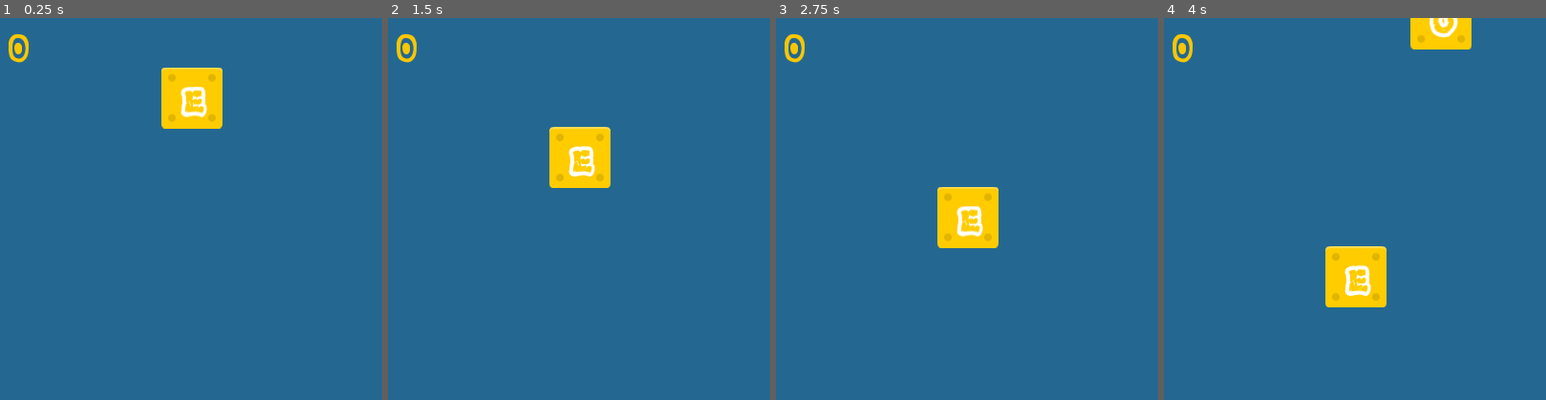
Above: before the commit, frames 1-4 (left to right).
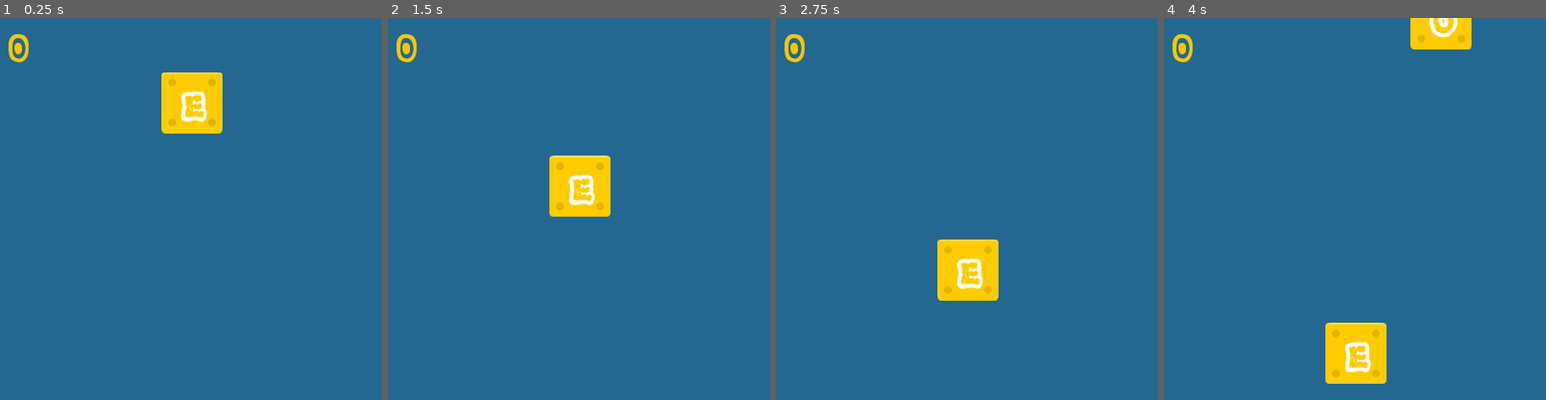
Above: after the commit, the same moments.

Repository: littleiffel/FallWords
Game: Godot game, scene res://Scenes/Game.tscn
Two runs of this game, one before a commit and one after it. Both use one fixed random seed, a clock stepped at 60 frames per second and the inputs below.
Inputs:
- Up to frame 1 (0.25 s): no input
- Up to frame 2 (1.5 s): tap Enter at 0.5 s
- Up to frame 3 (2.75 s): no input
- Up to frame 4 (4 s): no input
The pictures show only the part of the screen within x 0-50%, y 0-50%; the shares and areas given below are measured in that part.

The runs differ from the first frame. In frame 1, 1.1% of the frame differs, in the area x 42-59%, y 13-31%; in frame 2, 2.9%; in frame 3, 4.5%; in frame 4, 5.1%, in the area x 42-59%, y 59-96%.

Commit message:
Update speed on success

Diff:
--- a/Prefabs/Block.gd
+++ b/Prefabs/Block.gd
@@ -3,8 +3,12 @@
 
 
 export var SPEED = 50
+var multiplier = 1
 var character
 var destroyed = false
+
+func set_speed_multiplier(multi):
+	multiplier = multi
 
 # Called when the node enters the scene tree for the first time.
 func _ready():
@@ -14,8 +18,11 @@
 
 func _process(delta):
 	var direction_vector := Vector2(0,1)
-	move_and_collide(direction_vector * delta * SPEED)
+	var s = get_speed()
+	move_and_collide(direction_vector * delta * s)
 
+func get_speed():
+	return SPEED + (20 * multiplier)
 
 func check_input(input):
 	if input == character and not destroyed:
--- a/Scenes/Game.gd
+++ b/Scenes/Game.gd
@@ -7,10 +7,14 @@
 var block_prefab = preload("res://Prefabs/Block.tscn")
 var score = 0
 
+
 # Called when the node enters the scene tree for the first time.
 func _ready():
 	update_score()
 	$Timer.start()
+
+func get_multiplier():
+	return int(round(score / 10))
 
 func update_score():
 	$HUD/Score.text = String(score)
@@ -23,8 +27,9 @@
 				block.check_input(event.scancode)
 
 func spawn_new_block():
-	var block = block_prefab.instance()
+	var block = block_prefab.instance(get_multiplier())
 	block.global_position = random_position()
+	block.set_speed_multiplier(get_multiplier())
 	$Blocks.add_child(block)
 
 func random_position():
